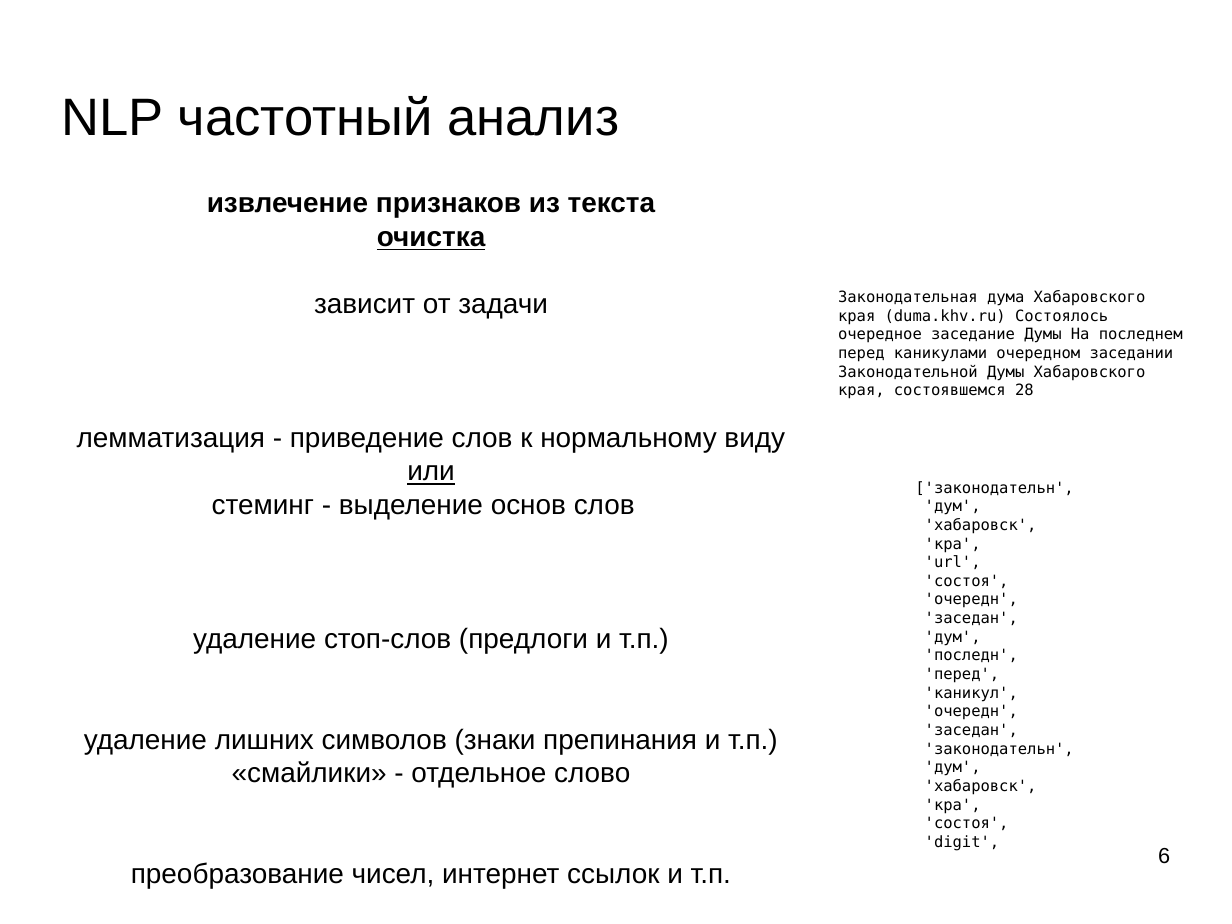
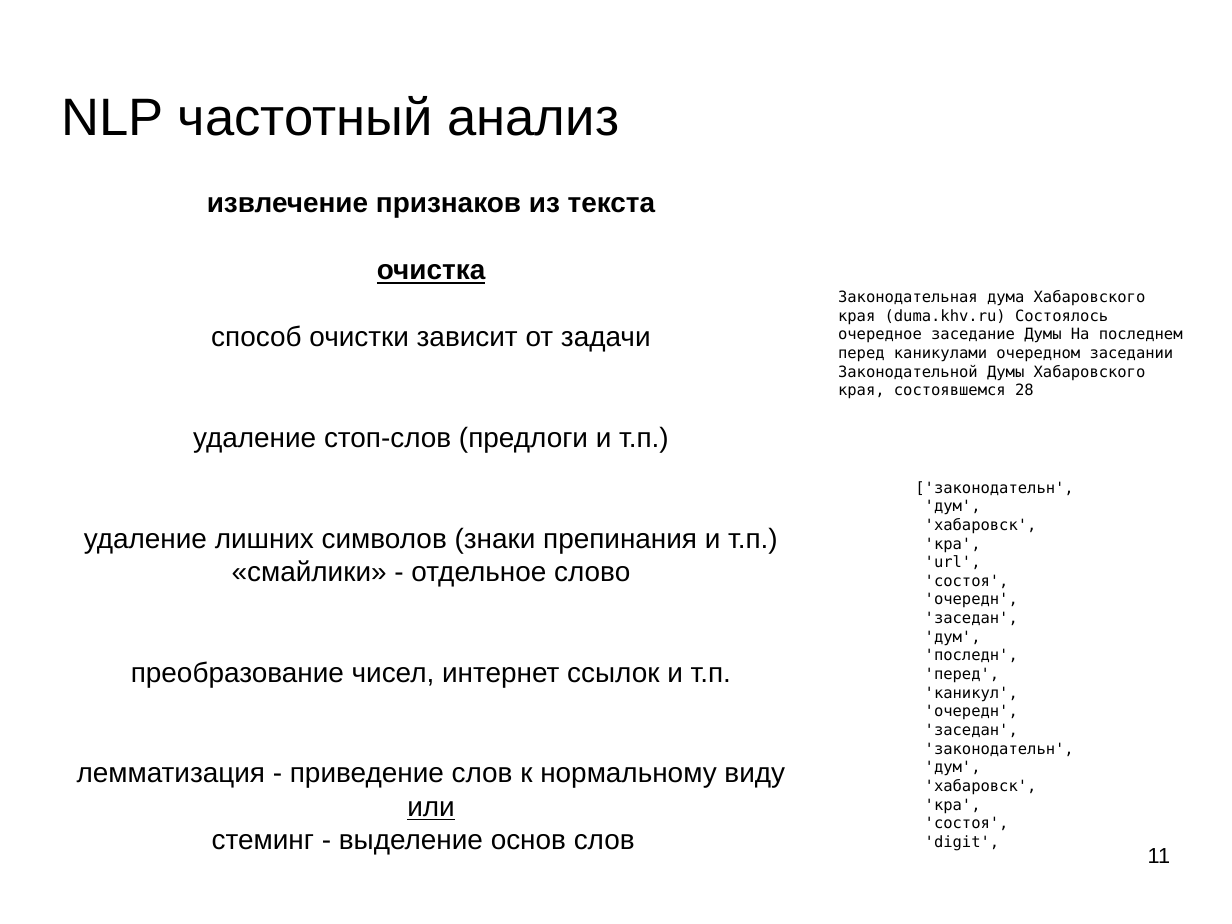
Before and after one commit to mechanoid5/ml_lectorium_legacy, a slide deck: slide 11 of 13-text-proc.odp (slide 6 before the commit). Drawn at 1232x924 pixels with LibreOffice and Linux fonts; fonts in the diff are those of the drawing; background and template pictures are left out. Boxes give left, top, right and bottom in pixels: in the first picture for what was removed or moved away, otherwise in the second. Text is boxed around its words. In the diff, an @@ line names an element or a change of style, - is before the commit and + after.

```diff
--- a/13-text-proc.odp
+++ b/13-text-proc.odp
@@ text at (211,325,651,352): text changed @@
-зависит от задачи
-лемматизация - приведение слов к нормальному виду
-или
-стеминг - выделение основ слов
+способ очистки зависит от задачи
@@ text at (77,767,785,854): paragraphs added @@
+лемматизация - приведение слов к нормальному виду
+или
+стеминг - выделение основ слов
@@ page number at (1148,848,1171,863): text changed @@
-6
+11
```
Also in this commit, not shown: 6 other slides changed, 5 slides added, 2 other files.
